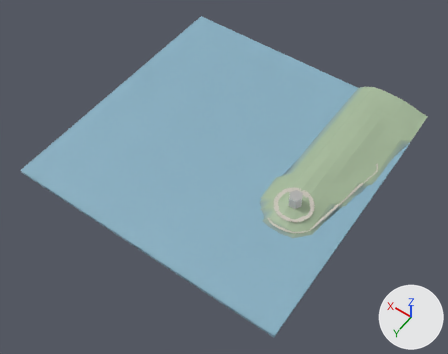
The glTF model game/world/tile_3_-2.glb as it was, and as the next commit left it.
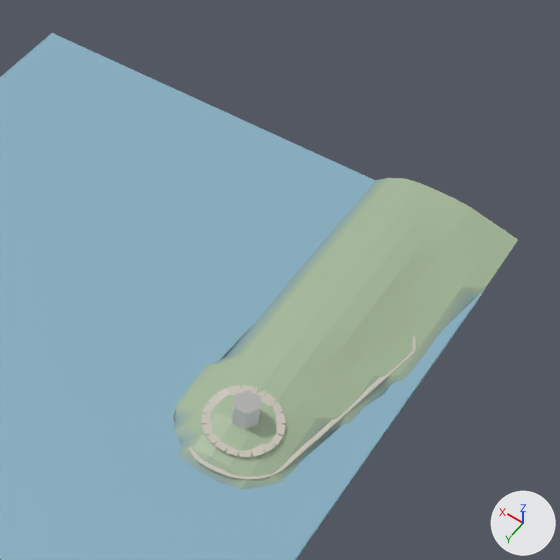
There are two pictures of each version: one whole from a 50 mm camera at (691.0, 680.0, 405.0) aimed at (885.0, 409.0, -21.0), one close up on the part from 39% to 100% of the width and 0% to 77% of the height. The axes (+X, +Y, +Z) are drawn at lower right. The lights are the same throughout. The first two pictures are the older version. Where no turn or scale is listed for an object, it has been applied to the vertices.

In view in the first close-up: 'buildings', 'roads', 'terrain', 'water'.
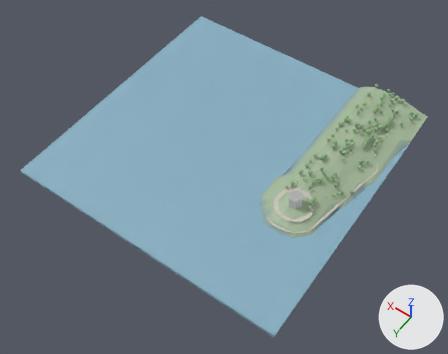
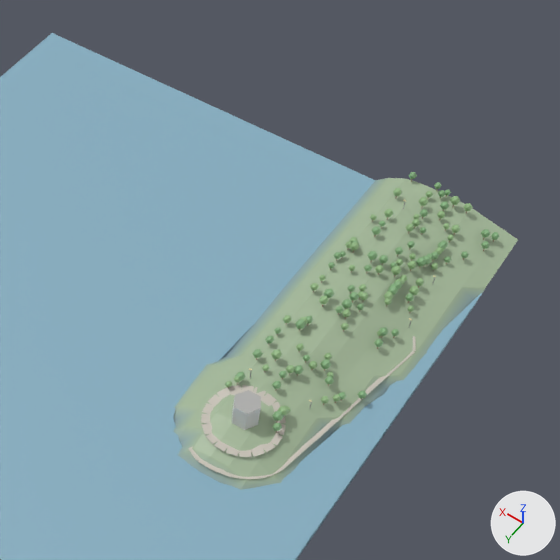
What differs and where, as boxes [x1, y1, x2, y2] in the close-ups (560 x 560 px):
```json
{"object": "props", "change": "added", "after": [225, 172, 500, 433]}
```

The change, as JSON lines over the scene's bpy script:
```json
{"op": "add", "block": "me_props", "code": ["me_props = bpy.data.meshes.new('props')", "me_props.from_pydata(...)  # 2984 vertices, 4960 faces; spans x 774.0..828.0, y 255.0..411.0, z -6.0..10.0", "me_props.materials.append(mat_defaultmaterial_003)"]}
{"op": "add", "block": "ob_props", "code": ["ob_props = bpy.data.objects.new('props', me_props)", "ob_props.location = (0.0, 0.0, 0.0)"]}
```
